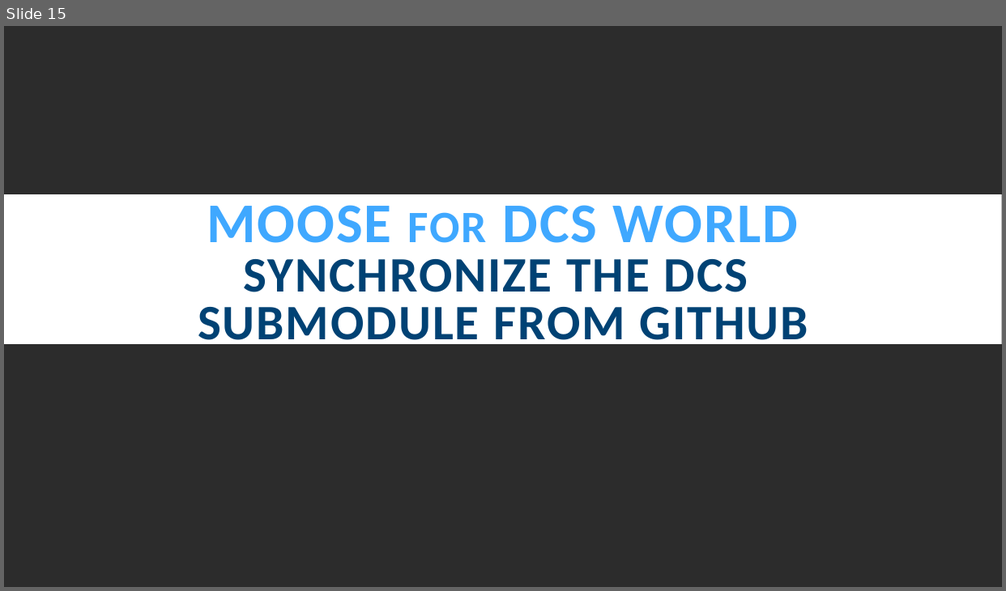
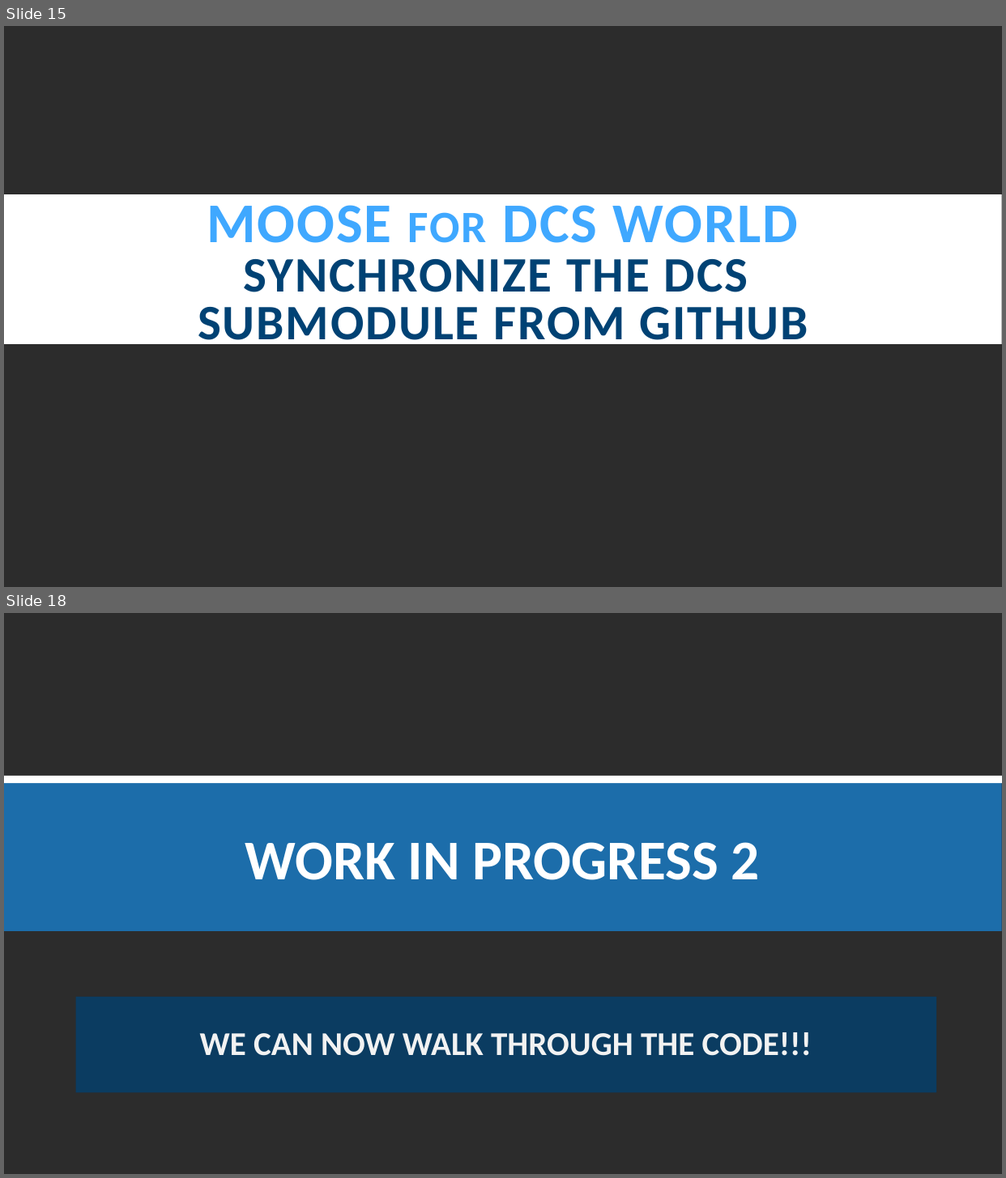
Before and after one commit to FlightControl-Master/MOOSE_PRESENTATIONS, a slide deck: Moose Presentations/SETUP.pptx. Shown one above the other, each under a label of ours: slide 15 before the commit, slides 15 and 18 after it; the slides between them are not shown. The pictures are 1006x591 and 1006x1178 pixels, drawn with LibreOffice and Linux fonts; fonts in the diff are those of the drawing; background and template pictures are left out. Boxes give left, top, right and bottom in pixels: in the first picture for what was removed or moved away, otherwise in the second. Text is boxed around its words. In the diff, an @@ line names an element or a change of style, - is before the commit and + after.

```diff
--- a/Moose Presentations/SETUP.pptx
+++ b/Moose Presentations/SETUP.pptx
@@ slide 18 added at (4, 613, 1002, 1174), background picture (left out) @@
@@ rectangle added at (4, 781, 1002, 931), fill #1299FF at 60% opacity @@
@@ rectangle added at (4, 776, 1002, 784), fill #FFFFFF @@
@@ title added at (245, 842, 760, 880), 54 pt, text #FFFFFF, bold @@
+WORK IN PROGRESS 2
@@ text added at (76, 997, 937, 1093), fill #004274 at 75% opacity, 32 pt, text #F2F2F2, bold @@
+WE CAN NOW WALK THROUGH THE CODE!!!
```
Also in this commit, not shown: 6 other slides added, 6 other files.
